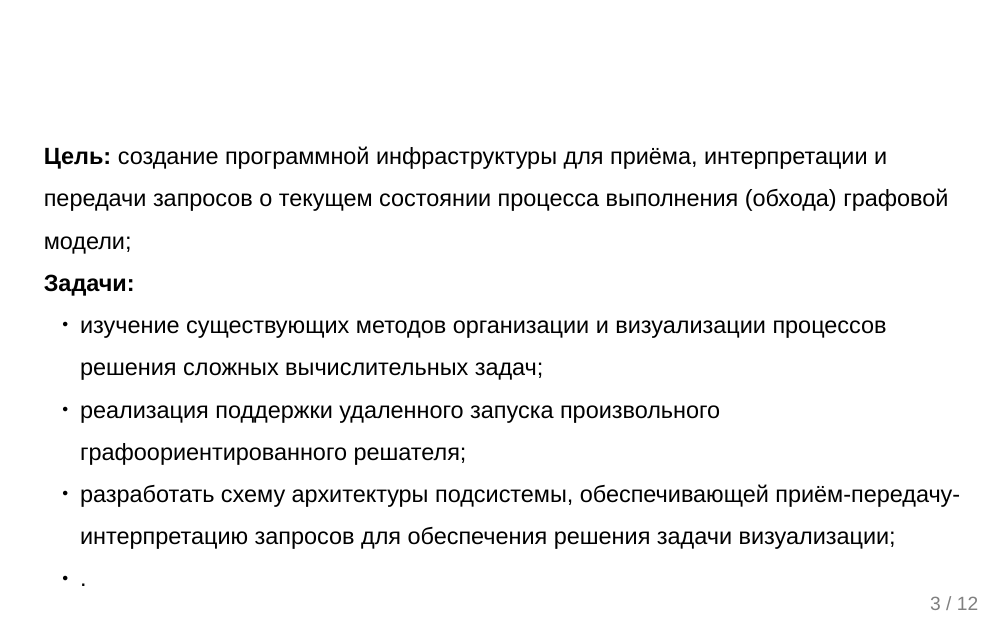
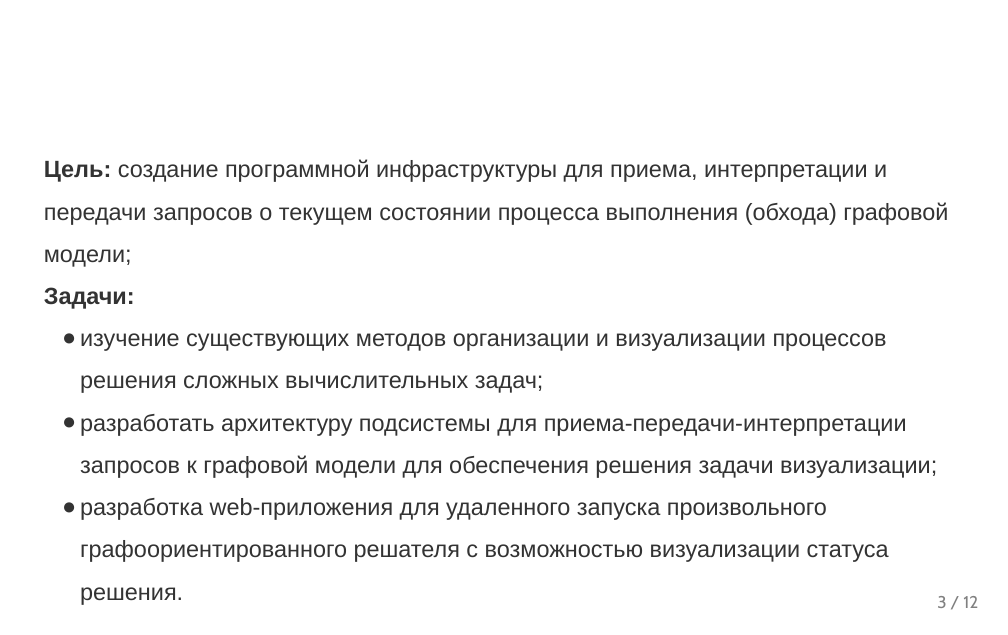
Before and after one commit to ITesserakt/Kodept, a slide deck: slide 4 of 04 - ВКРы/2019-2020 - Бизнес-логика в САПР на основе ГПИ/03 - Презентация/buisnes-logic_on_GBSE.pptx. Drawn at 1008x635 pixels with LibreOffice and Linux fonts; fonts in the diff are those of the drawing; background and template pictures are left out. Boxes give left, top, right and bottom in pixels: in the first picture for what was removed or moved away, otherwise in the second. Text is boxed around its words. In the diff, an @@ line names an element or a change of style, - is before the commit and + after.

```diff
--- a/04 - ВКРы/2019-2020 - Бизнес-логика в САПР на основе ГПИ/03 - Презентация/buisnes-logic_on_GBSE.pptx
+++ b/04 - ВКРы/2019-2020 - Бизнес-логика в САПР на основе ГПИ/03 - Презентация/buisnes-logic_on_GBSE.pptx
@@ text "Цель: создание программной инфраструктуры для ...": place and size @@
-text "Цель: создание программной инфраструктуры для ..." at bbox=[44, 146, 960, 549]
+text "Цель: создание программной инфраструктуры для ..." at bbox=[44, 159, 948, 605]
@@ text at bbox=[44, 159, 948, 267]: text changed; text colour #000000 to #333333 @@
-Цель: создание программной инфраструктуры для приёма, интерпретации и передачи запросов о текущем состоянии процесса выполнения (обхода) графовой модели;
+Цель: создание программной инфраструктуры для приема, интерпретации и передачи запросов о текущем состоянии процесса выполнения (обхода) графовой модели;
@@ text at bbox=[80, 333, 887, 393]: text colour #000000 to #333333 in "Задачи:", "изучение существующих методов организации и визуализации про ..."; bullet colour #000000 to #333333 @@
@@ text at bbox=[80, 414, 937, 605]: text changed; text colour #000000 to #333333 @@
-  ● реализация поддержки удаленного запуска произвольного графоориентированного решателя;
-  ● разработать схему архитектуры подсистемы, обеспечивающей приём-передачу-интерпретацию запросов для обеспечения решения задачи визуализации;
-  ● .
+  ● разработать архитектуру подсистемы для приема-передачи-интерпретации запросов к графовой модели для обеспечения решения задачи визуализации;
+  ● разработка web-приложения для удаленного запуска произвольного графоориентированного решателя с возможностью визуализации статуса решения.
@@ text "3 / 12" at bbox=[937, 596, 978, 608]: size 18 to 16 pt, font Arial to Cabin @@
```
Also in this commit, not shown: 12 other slides changed.
